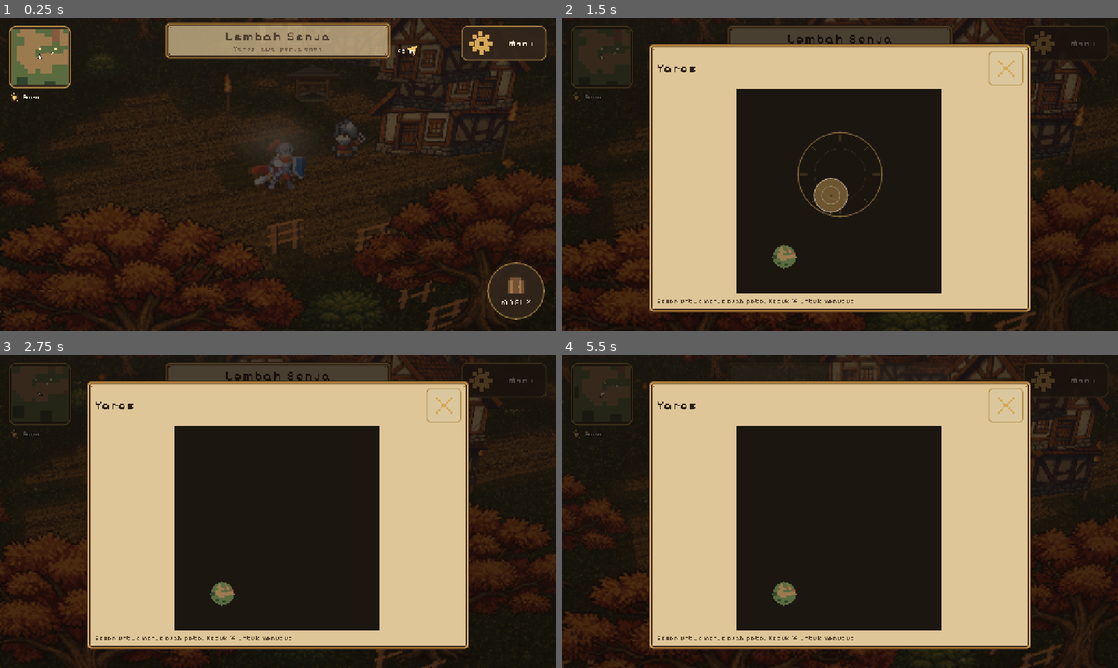
Above: before the commit, frames 1-4 (two rows, left to right).
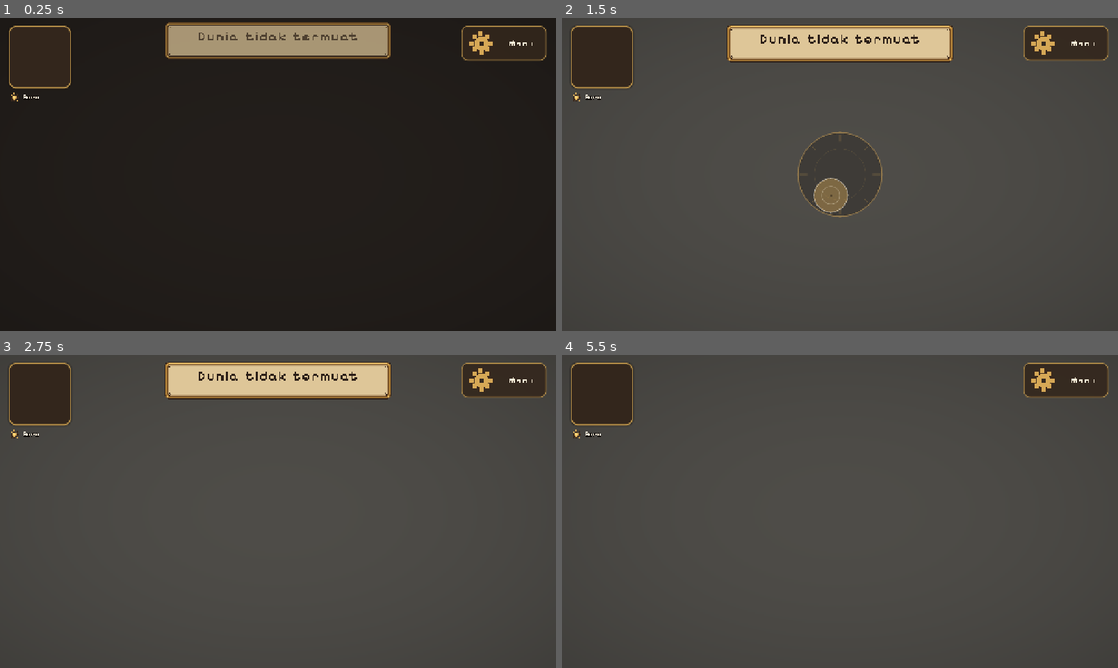
Above: after the commit, the same moments.

Repository: KyokoApp/GodotMe
Game: Godot game, scene res://game/Main.tscn
The game is run twice, just before and just after one commit, with the same random seed, the same clock (stepped at 60 frames per second) and the same inputs.
Inputs (mouse positions are in pixels of both pictures, inside the frame that each line leads up to):
- Up to frame 1 (0.25 s): no input
- Up to frame 2 (1.5 s): tap Enter at 0.5 s; drag from (600, 55) to (895, 105) at 0.52 s; drag from (840, 174) to (812, 237) at 1.27 s
- Up to frame 3 (2.75 s): move the mouse to (333, 442) at 2.02 s; hold Right (ui_right) from 2.03 s (still down); tap Enter at 2.1 s
- Up to frame 4 (5.5 s): release Right (ui_right) at 2.75 s; drag from (812, 574) to (673, 464) at 2.77 s; move the mouse to (1006, 558) at 3.52 s; hold Left (ui_left) 3.53-4.25 s; tap Enter at 3.6, 5.1 s; tap Space at 3.77 s; drag from (673, 464) to (756, 433) at 4.27 s; move the mouse to (867, 511) at 5.02 s; hold Down (ui_down) from 5.03 s (still down); click (867, 511) at 5.17 s

The runs differ from the first frame. In frame 1, 15% of the frame differs, in the area x 0-100%, y 0-100%; in frame 2, 96%; in frame 3, 97%; in frame 4, 98%.
Error after the commit: Parse Error: Could not preload resource script "res://game/world/DioramaCamera.gd". (res://game/world/Diorama.gd:30)

Commit message:
3A: kamera naik mengikuti tinggi tanah (Pos Gunung tidak lagi di dalam gunung) + uji ketinggian lensa
Co-authored-by: arena-agent <297053741+arena-agent@users.noreply.github.com>

Diff:
--- a/game/game/tests/CameraTest.gd
+++ b/game/game/tests/CameraTest.gd
@@ -339,6 +339,19 @@
 		var real := cam.global_position.distance_to(_rig.global_position)
 		_check(absf(real - float(want["distance_m"])) < 0.02,
 			"kamera benar-benar sejauh itu dari titik bidik", "%.3f m" % real)
+	# and it must ride the terrain: the mountain plateau is 7,2 m above the valley
+	var high: Variant = _high_spot()
+	if high != null:
+		_cast.call("teleport_player", high)
+		await _wait(1.2)
+		var ground: float = float(_rig.position.y)
+		_check(ground > 4.0, "kamera naik mengikuti tanah bertingkat (Pos Gunung)",
+			"kamera y=%.2f m" % ground)
+		var knight = _cast.call("player")
+		if knight != null and is_instance_valid(knight):
+			var eye := (knight as Node3D).global_position.y
+			_check(ground >= eye - 0.5, "kamera tidak berada di bawah permukaan tanah",
+				"kamera y=%.2f, pemain y=%.2f" % [ground, eye])
 
 
 func _process(delta: float) -> void:
@@ -377,6 +390,10 @@
 	if start_spot != null:
 		_cast.call("teleport_player", start_spot)
 		await _wait(0.5)
+		# the capture harness moves the lens for scripted shots; put it back so the
+		# smoothness recording is of the real lens
+		_rig.call("load_config")
+		_rig.call("set_lens", NAN, NAN, NAN)
 	_frames = []
 	_recording = true
 	_cast.call("set_virtual_stick", Vector2(0.18, -0.98))
@@ -480,6 +497,20 @@
 	return _cast != null and _rig != null
 
 
+## The highest walkable marker in the region: Pos Gunung.
+func _high_spot() -> Variant:
+	var diorama: Node3D = _main.get("_diorama") as Node3D
+	if diorama == null:
+		return null
+	var region: RefCounted = diorama.call("region")
+	if region == null:
+		return null
+	var m: Dictionary = region.call("marker", "Pos Gunung")
+	if m.is_empty():
+		return null
+	return region.call("marker_pos", m)
+
+
 func _start_spot() -> Variant:
 	var diorama: Node3D = _main.get("_diorama") as Node3D
 	if diorama == null:
--- a/game/game/world/Diorama.gd
+++ b/game/game/world/Diorama.gd
@@ -78,10 +78,14 @@
 	_build_atmosphere()
 	_build_clock()
 	_build_camera()
-	_stream_now(_start_position())
+	var start := _start_position()
+	_stream_now(start)
 	if _camera != null:
-		# no fly-in from the middle of the map: the first frame is already framed
-		_camera.call("place_at", _start_position())
+		# no fly-in from the middle of the map: the first frame is already framed,
+		# and on the right level of the terrain
+		_camera.call("set_ground_height",
+			float(_region.call("height_at", start)) if _region != null else 0.0)
+		_camera.call("place_at", start)
 	print("[WORLD] %s %dx%d ubin, %d chunk, %d prop, %d marker, %d zona" % [
 		String(_region.get("label")) if _region != null else "(tanpa peta)",
 		int(_region.get("width")) if _region != null else 0,
@@ -427,6 +431,10 @@
 			_view.call("set_view_centre", pos)
 			_view.call("update_occluders", pos, _camera_xz(), _occl_radius, _occl_reach)
 		_announce_zone(pos)
+	if _camera != null:
+		# the lens has to ride the terrain: on the mountain plateau an 18 m lens
+		# aimed from y = 0 sits inside the hill
+		_camera.call("set_ground_height", float(_region.call("height_at", pos)))
 	if _atmosphere != null:
 		# the pollen belongs to the camera, not to the origin of the world
 		_atmosphere.position = Vector3(pos.x, 0.0, pos.y)
--- a/game/game/world/DioramaCamera.gd
+++ b/game/game/world/DioramaCamera.gd
@@ -73,6 +73,11 @@
 var _follow: Node3D = null
 ## Dialogue framing: a point between the speakers, or empty.
 var _focus_pair: Array = []
+## Height of the ground under the player. The rig has to ride it: at Pos Gunung
+## (4 tiles above the valley = 7,2 m) a rig pinned to y = 0 with an 18 m lens sits
+## 9 m up - which is IN the mountain, and the capture showed props from inside and
+## no knight at all. The world feeds this every frame.
+var _ground_y := 0.0
 ## Map rectangle the camera must stay over.
 var _map := Rect2()
 var _has_map := false
@@ -151,6 +156,11 @@
 	return fallback
 
 
+## Terrain height under the player, in metres. Called by the diorama each frame.
+func set_ground_height(y: float) -> void:
+	_ground_y = y
+
+
 ## Values the HUD post-process needs (tilt-shift), so the blur band follows the
 ## same file the angle does.
 func tilt_shift() -> Dictionary:
@@ -301,7 +311,7 @@
 func set_follow_target(node: Node3D) -> void:
 	_follow = node
 	if node != null and is_instance_valid(node):
-		_target = Vector3(node.position.x, 0.0, node.position.z)
+		_target = Vector3(node.position.x, _target.y, node.position.z)
 		_clamp_target()
 		_vel = Vector3.ZERO
 		_apply()
@@ -342,7 +352,7 @@
 ## Put the rig on a map point at once (boot, or after a scene change). No glide:
 ## the first frame of a session must not show the camera flying in from nowhere.
 func place_at(point: Vector2) -> void:
-	_target = Vector3(point.x, 0.0, point.y)
+	_target = Vector3(point.x, _ground_y, point.y)
 	_clamp_target()
 	_vel = Vector3.ZERO
 	_apply()
@@ -378,7 +388,9 @@
 		# aim at the edge of the dead zone, not at the actor: the view glides
 		# instead of pumping while the knight walks
 		var dir := gap.normalized() * (gap.length() - deadzone_m)
-		aim = Vector3(_target.x + dir.x, 0.0, _target.z + dir.y)
+		aim = Vector3(_target.x + dir.x, _ground_y, _target.z + dir.y)
+	else:
+		aim.y = _ground_y
 	if _has_map:
 		var limits := clamp_limits()
 		var low: Vector2 = limits["min"]
@@ -429,7 +441,6 @@
 	var temp := (_vel + change * omega) * delta
 	_vel = (_vel - temp * omega) * expo
 	var out := goal + (change + temp) * expo
-	out.y = 0.0
 	return out
 
 
